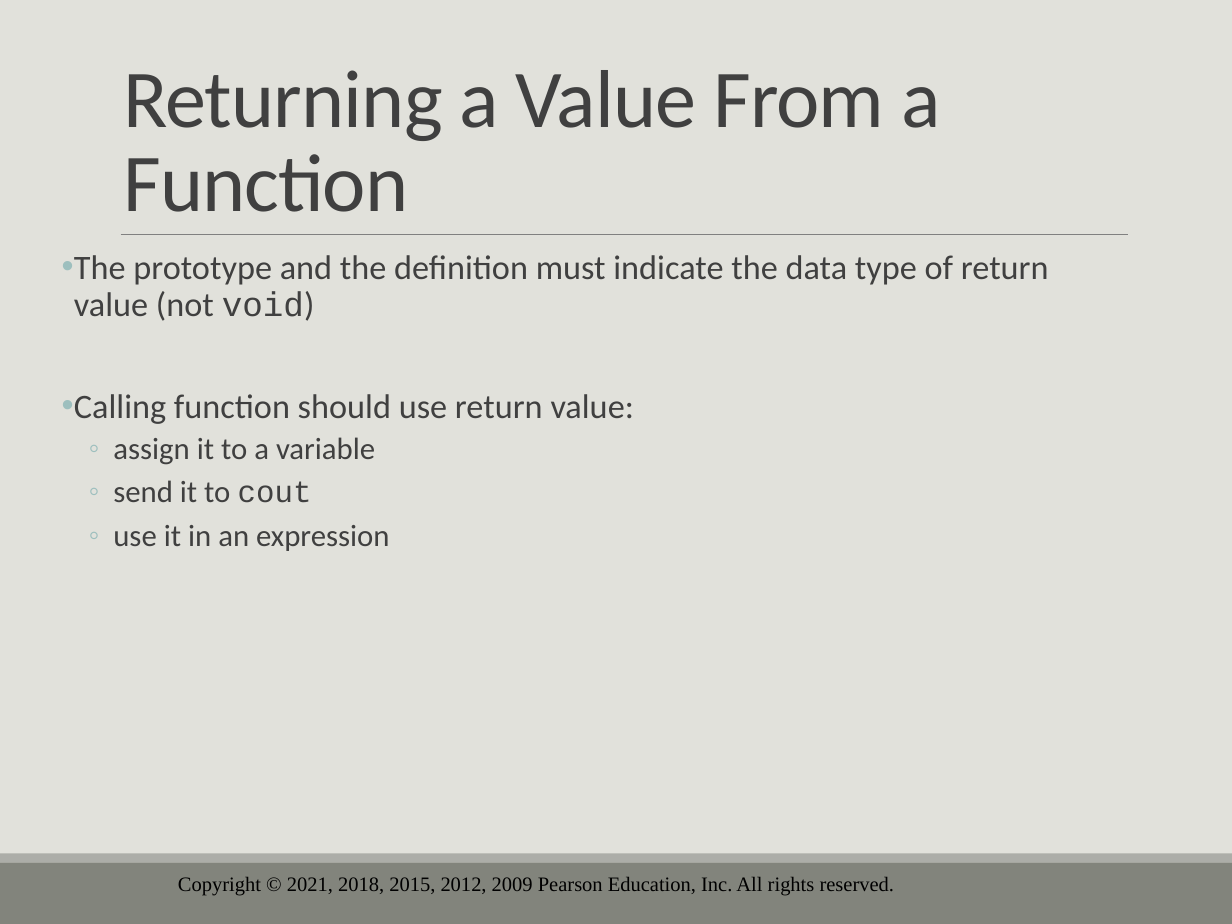
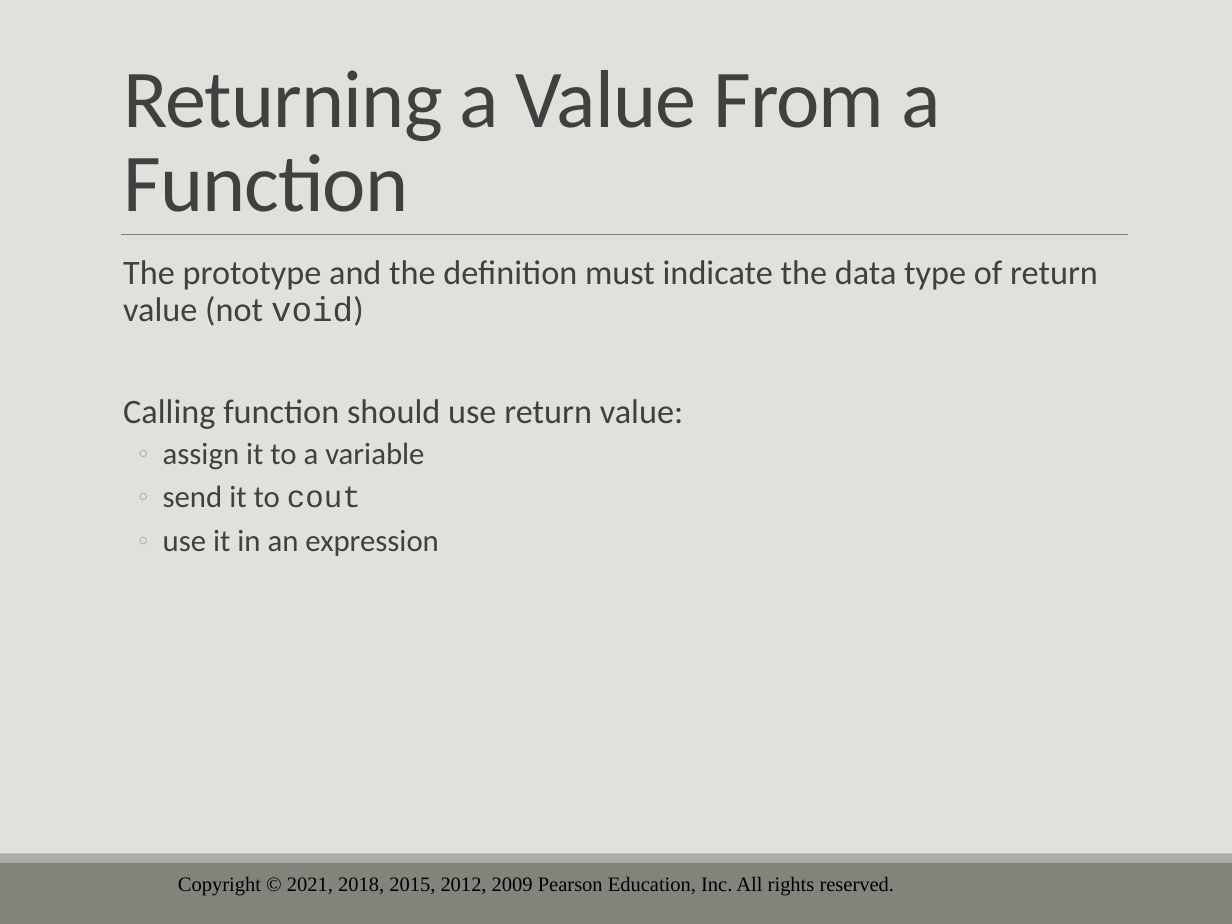
Before and after one commit to drolsonmi/eng1400, a slide deck: slide 36 of 1400_06_Functions.pptx (slide 40 before the commit). Drawn at 1232x924 pixels with LibreOffice and Linux fonts; fonts in the diff are those of the drawing; background and template pictures are left out. Boxes give left, top, right and bottom in pixels: in the first picture for what was removed or moved away, otherwise in the second. Text is boxed around its words. In the diff, an @@ line names an element or a change of style, - is before the commit and + after.

```diff
--- a/1400_06_Functions.pptx
+++ b/1400_06_Functions.pptx
@@ text "The prototype and the definition ...": place and size @@
-text "The prototype and the definition ..." at (74,255,1049,551)
+text "The prototype and the definition ..." at (123,260,1098,556)
@@ text at (123,260,1098,429): bullet • to   @@
```
Also in this commit, not shown: 17 other slides changed, 17 slides removed, 2 other files.
